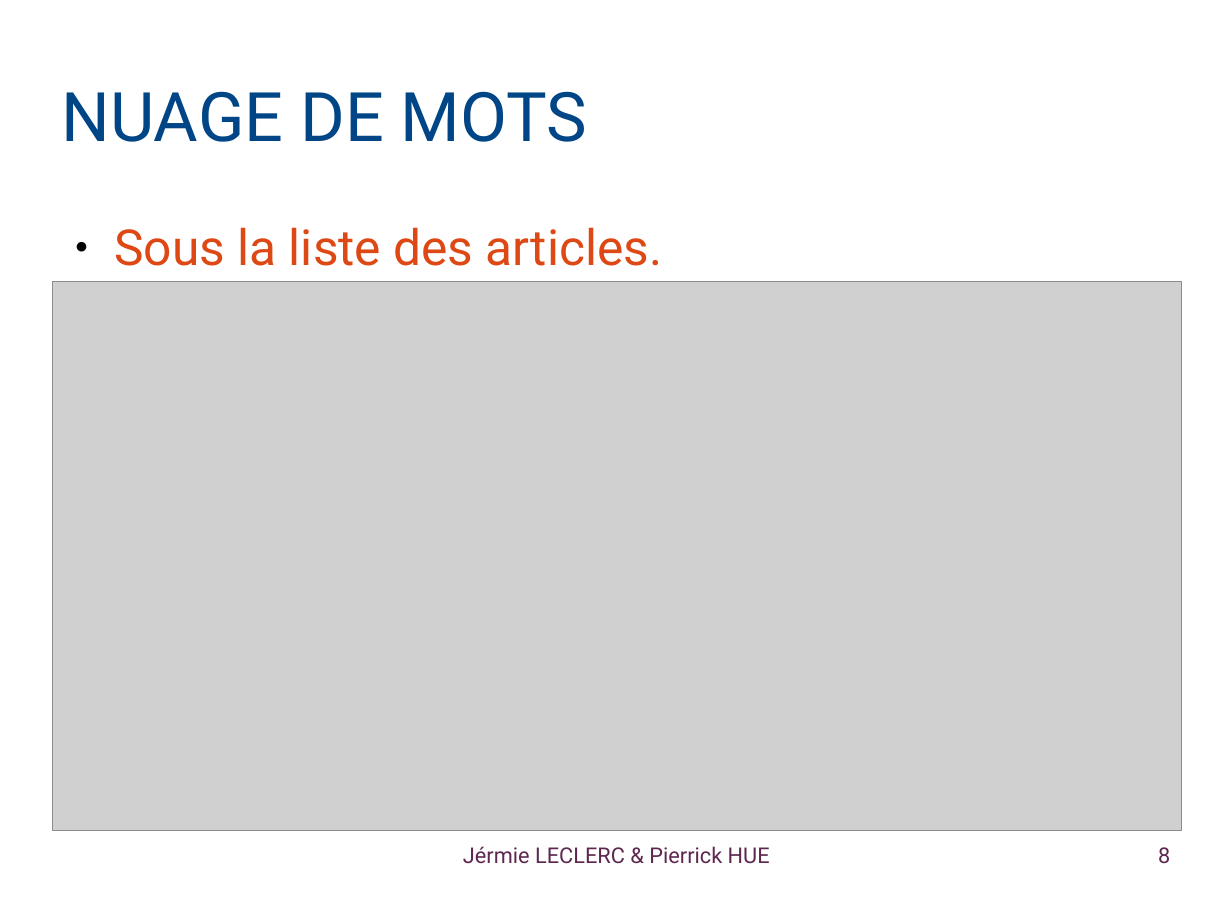
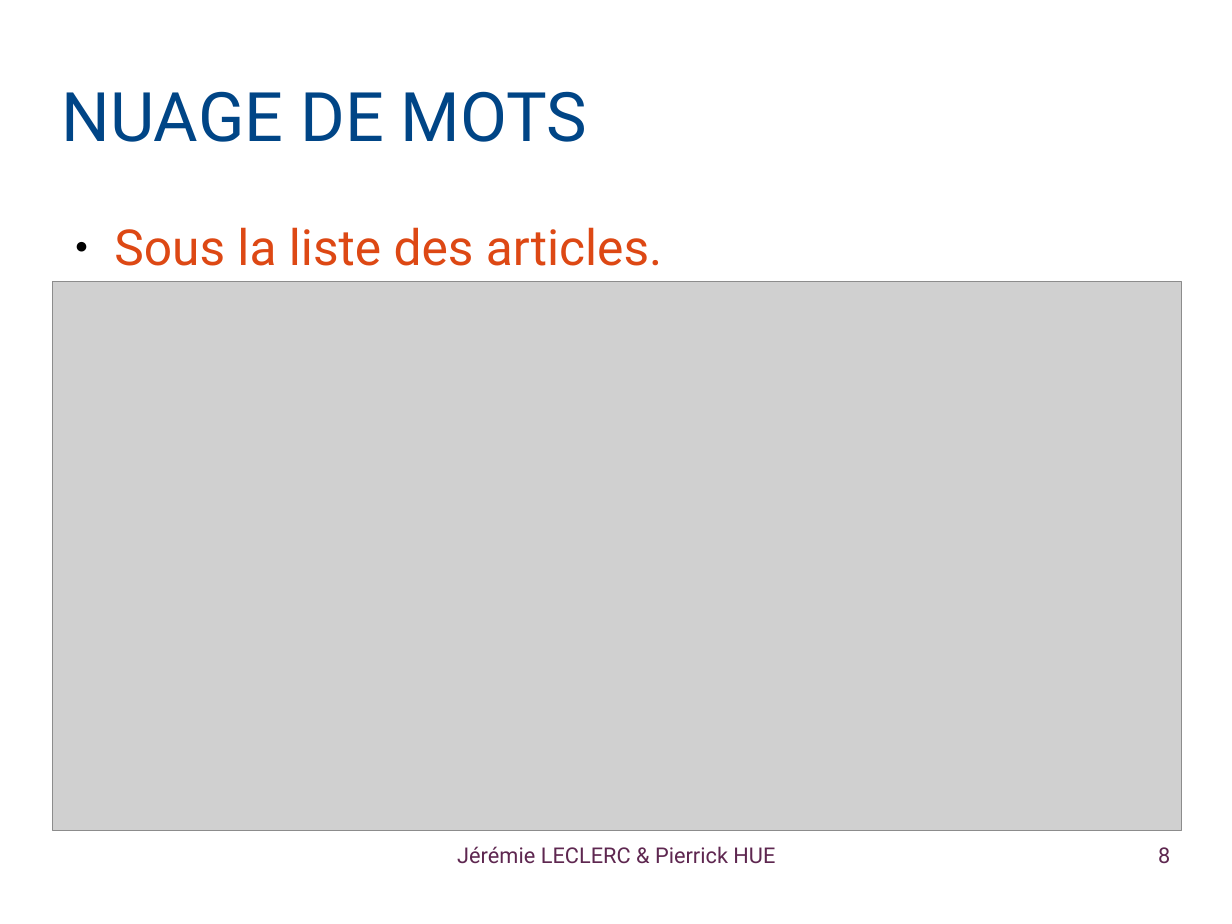
Before and after one commit to Jeremielc/ENSICaen_RSSFeedProject, a slide deck: slide 8 of Presentation/RSSFeedReader.odp. Drawn at 1232x924 pixels with LibreOffice and Linux fonts; fonts in the diff are those of the drawing; grey boxes stand for pictures; background and template pictures are left out. Boxes give left, top, right and bottom in pixels: in the first picture for what was removed or moved away, otherwise in the second. Text is boxed around its words. In the diff, an @@ line names an element or a change of style, - is before the commit and + after.

```diff
--- a/Presentation/RSSFeedReader.odp
+++ b/Presentation/RSSFeedReader.odp
@@ text at bbox=[457, 846, 775, 864]: text changed @@
-Jérmie LECLERC & Pierrick HUE
+Jérémie LECLERC & Pierrick HUE
```
Also in this commit, not shown: 7 other slides changed, 1 slide added, 3 other files.
